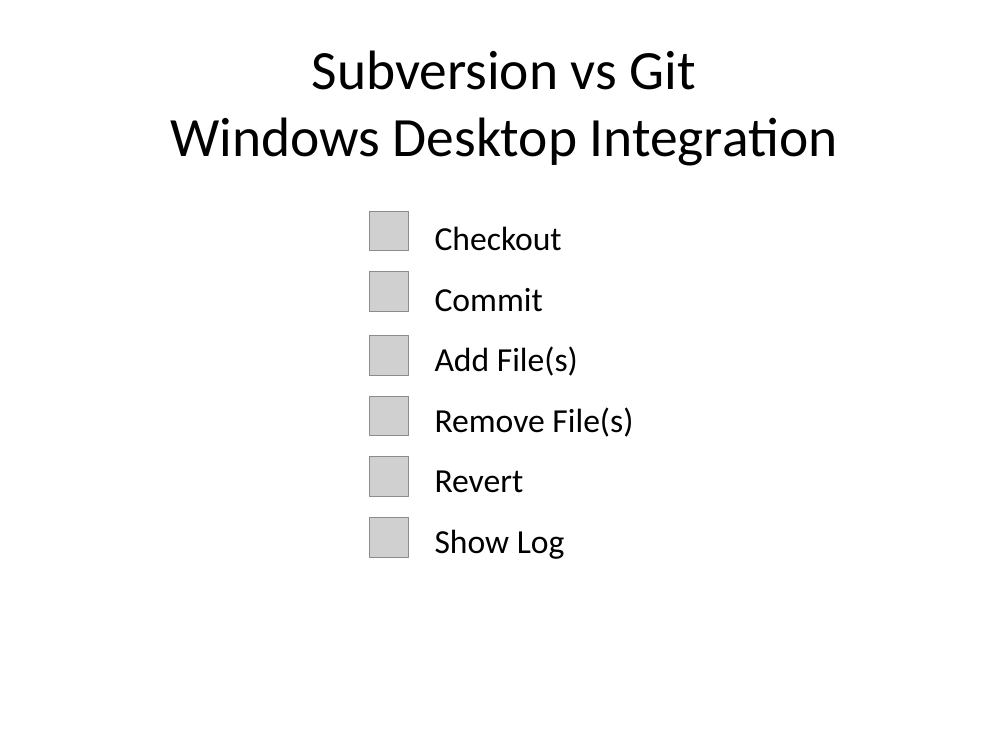
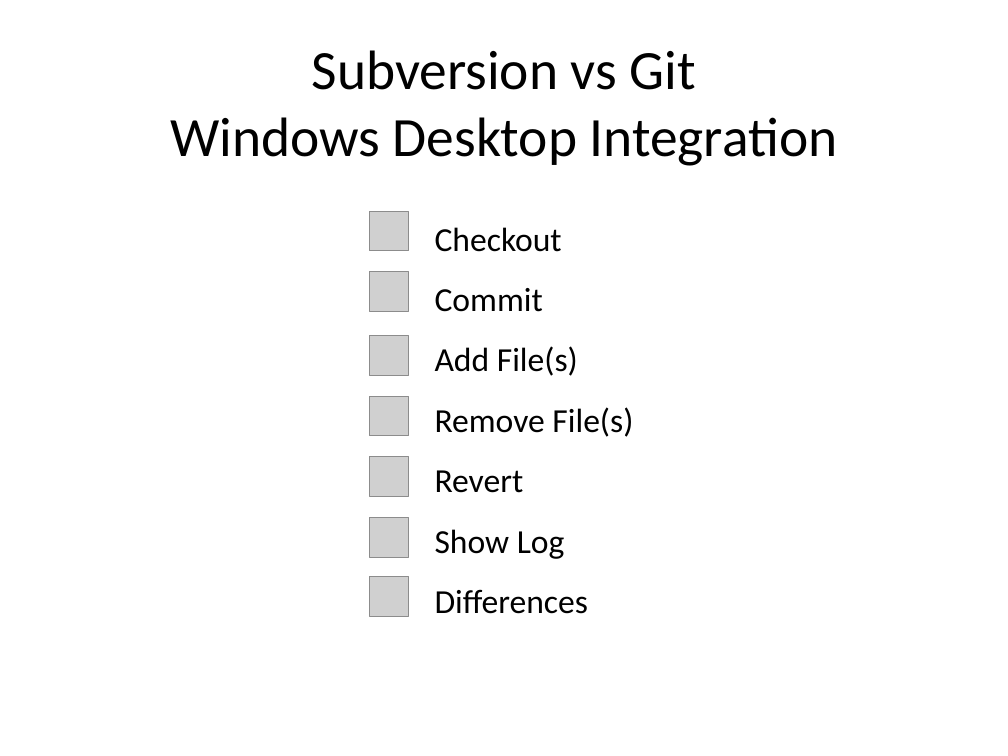
Before and after one commit to AndrewLWood/Testing, a slide deck: slide 2 of Git Presentation.pptx. Drawn at 1008x756 pixels with LibreOffice and Linux fonts; fonts in the diff are those of the drawing; grey boxes stand for pictures; background and template pictures are left out. Boxes give left, top, right and bottom in pixels: in the first picture for what was removed or moved away, otherwise in the second. Text is boxed around its words. In the diff, an @@ line names an element or a change of style, - is before the commit and + after.

Commit message:
sdf

```diff
--- a/Git Presentation.pptx
+++ b/Git Presentation.pptx
@@ picture added at bbox=[369, 577, 408, 616] @@
@@ text at bbox=[435, 589, 588, 614]: paragraph added @@
+Differences
```
Also in this commit, not shown: 1 slide added, 1 slide removed.
